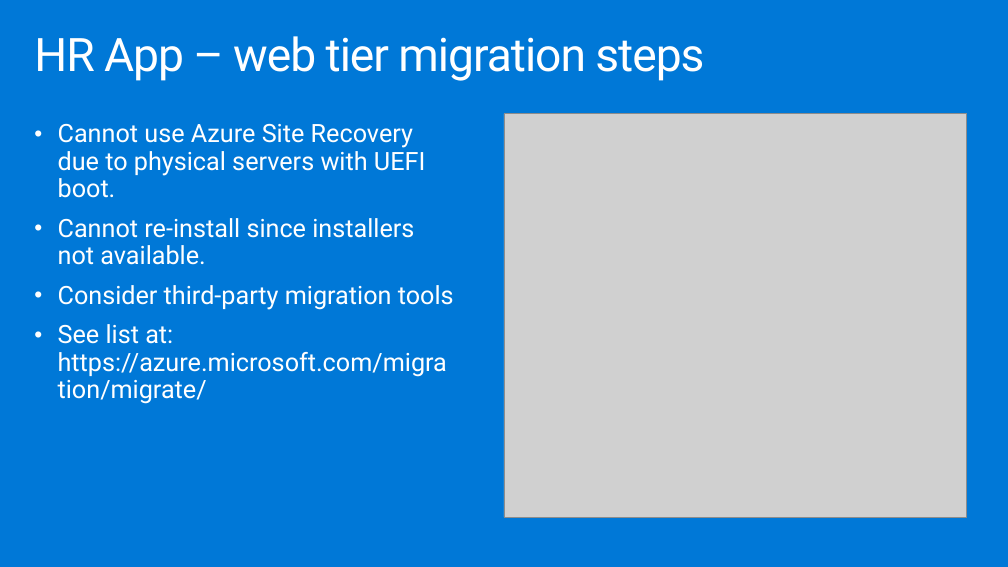
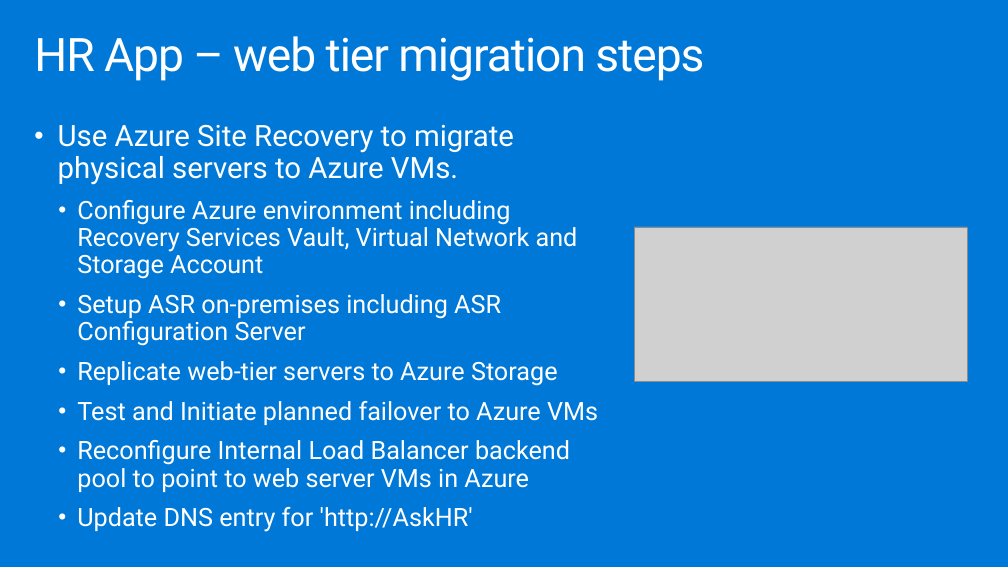
Before and after one commit to Microsoft/MCW-Lift-and-Shift-ARM, a slide deck: slide 31 of Whiteboard design session/WDS trainer presentation - Lift and shift.pptx. Drawn at 1008x567 pixels with LibreOffice and Linux fonts; fonts in the diff are those of the drawing; grey boxes stand for pictures. Boxes give left, top, right and bottom in pixels: in the first picture for what was removed or moved away, otherwise in the second. Text is boxed around its words. In the diff, an @@ line names an element or a change of style, - is before the commit and + after.

```diff
--- a/Whiteboard design session/WDS trainer presentation - Lift and shift.pptx
+++ b/Whiteboard design session/WDS trainer presentation - Lift and shift.pptx
@@ picture removed at (x1=504, y1=113, x2=967, y2=517) @@
@@ text at (x1=58, y1=124, x2=598, y2=532): text changed @@
-• Cannot use Azure Site Recovery due to physical servers with UEFI boot.
-• Cannot re-install since installers not available.
-• Consider third-party migration tools
-• See list at: https://azure.microsoft.com/migration/migrate/
+• Use Azure Site Recovery to migrate physical servers to Azure VMs.
+  • Configure Azure environment including Recovery Services Vault, Virtual Network and Storage Account
+  • Setup ASR on-premises including ASR Configuration Server
+  • Replicate web-tier servers to Azure Storage
+  • Test and Initiate planned failover to Azure VMs
+  • Reconfigure Internal Load Balancer backend pool to point to web server VMs in Azure
+  • Update DNS entry for 'http://AskHR'
@@ picture added at (x1=634, y1=227, x2=967, y2=382) @@
```
Also in this commit, not shown: 2 other files.
